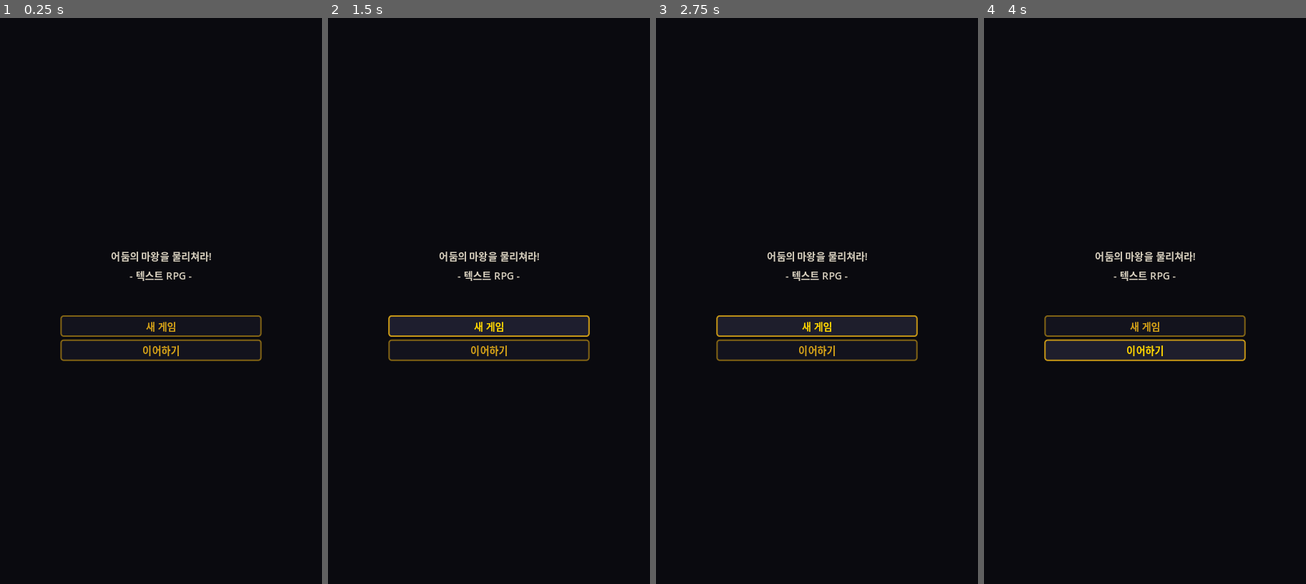
Above: before the commit, frames 1-4 (left to right).
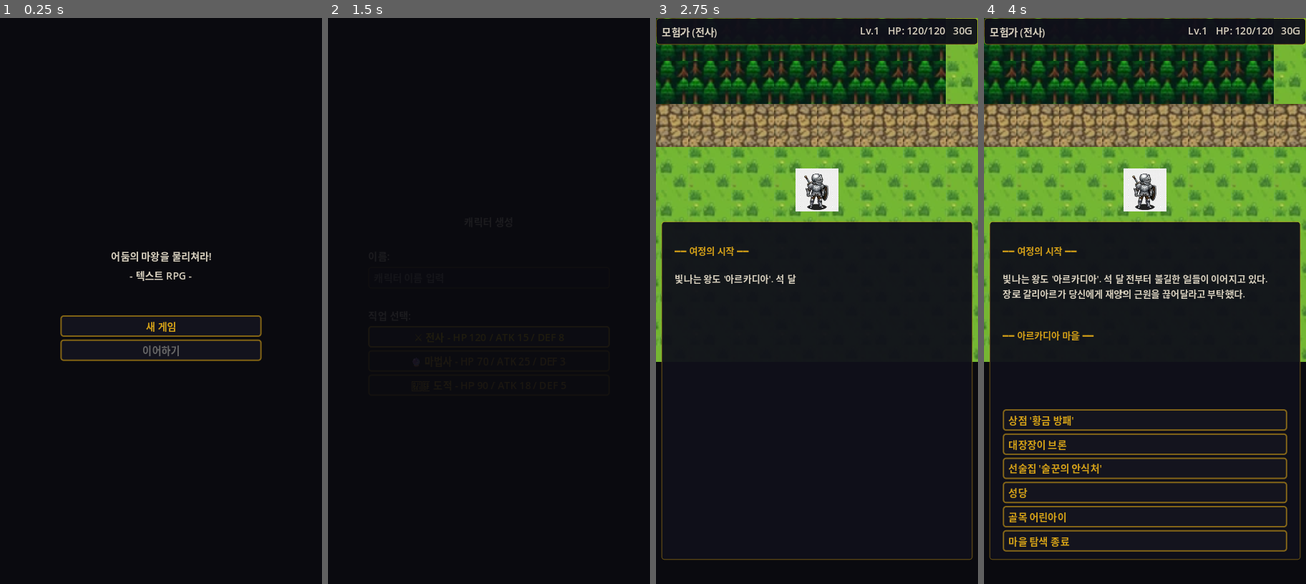
Above: after the commit, the same moments.

Repository: uijinp/text-rpg
Game: Godot game, scene res://scenes/main.tscn
The game is run twice, just before and just after one commit, with the same random seed, the same clock (stepped at 60 frames per second) and the same inputs.
Inputs (mouse positions are in pixels of both pictures, inside the frame that each line leads up to):
- Up to frame 1 (0.25 s): no input
- Up to frame 2 (1.5 s): click "새 게임" at 0.5 s; click (489, 323) at 1.25 s, where only the run before the commit has a clickable "새 게임"
- Up to frame 3 (2.75 s): click (817, 459) at 2 s, where only the run after the commit has a clickable "지역 탐색"
- Up to frame 4 (4 s): click (1145, 351) at 2.75 s, where only the run before the commit has a clickable "이어하기"; tap Enter (ui_accept) at 3.5 s; move the mouse to (1215, 278) at 3.52 s; hold Right (move_right) from 3.53 s (still down); hold Enter (ui_accept) from 3.53 s (still down); click (1215, 278) at 3.67 s

The runs differ from the first frame. In frame 1, 0.1% of the frame differs, in the area x 44-56%, y 57-60%; in frame 2, 3.4%; in frame 3, 33%; in frame 4, 39%, in the area x 0-100%, y 0-96%.
Error before the commit: Parse Error: Expected closing "]" after array elements. (res://scripts/main.gd:727)

Commit message:
Fix Godot 4.3 strict type inference compilation errors
Resolve all "variable type inferred from Variant" warnings treated as
errors by adding explicit type annotations throughout the codebase:

- game_data.gd: 7 _load_json() calls now typed as Variant
- player.gd: passive_buffs.get(), max(), min() returns typed explicitly
- event_engine.gd: await run_actions() results typed as Variant
- combat_system.gd: max() damage calculations typed as int
- field_manager.gd: scale_factor typed as float with float(max(...))
- shop_panel.gd: Dictionary iteration variable typed as String
- world_map_panel.gd: Array iteration variable typed as String
- main.gd: Replace invalid Python-style list comprehension with .map()
  and fix incorrect "not in" check against Array of Dicts

Co-Authored-By: Claude Opus 4.6 <noreply@anthropic.com>

Diff:
--- a/godot_project/project.godot
+++ b/godot_project/project.godot
@@ -31,7 +31,6 @@
 
 window/size/viewport_width=480
 window/size/viewport_height=854
-window/size/mode=0
 window/stretch/mode="canvas_items"
 window/stretch/aspect="expand"
 window/handheld/orientation=1
@@ -39,49 +38,46 @@
 [gui]
 
 theme/custom="res://themes/dark_fantasy.tres"
-; 한글 폰트 필요시: assets/fonts/에 .ttf 추가 후 여기 설정
-; theme/custom_font="res://assets/fonts/NotoSansKR-Regular.tres"
 
 [input]
 
+ui_accept={
+"deadzone": 0.5,
+"events": [Object(InputEventKey,"resource_local_to_scene":false,"resource_name":"","device":-1,"window_id":0,"alt_pressed":false,"shift_pressed":false,"ctrl_pressed":false,"meta_pressed":false,"pressed":false,"keycode":0,"physical_keycode":4194309,"key_label":0,"unicode":0,"location":0,"echo":false,"script":null)
+, Object(InputEventKey,"resource_local_to_scene":false,"resource_name":"","device":-1,"window_id":0,"alt_pressed":false,"shift_pressed":false,"ctrl_pressed":false,"meta_pressed":false,"pressed":false,"keycode":0,"physical_keycode":32,"key_label":0,"unicode":32,"location":0,"echo":false,"script":null)
+]
+}
 move_up={
 "deadzone": 0.5,
-"events": [Object(InputEventKey,"resource_local_to_scene":fa …(214 unchanged characters)… "location":0,"echo":false,"script":null),
-Object(InputEventKey,"resource_local_to_ …(260 unchanged characters)…
+"events": [Object(InputEventKey,"resource_local_to_scene":fa …(214 unchanged characters)… "location":0,"echo":false,"script":null)
+, Object(InputEventKey,"resource_local_to_ …(260 unchanged characters)…
 ]
 }
 move_down={
 "deadzone": 0.5,
-"events": [Object(InputEventKey,"resource_local_to_scene":fa …(214 unchanged characters)… "location":0,"echo":false,"script":null),
-Object(InputEventKey,"resource_local_to_ …(260 unchanged characters)…
+"events": [Object(InputEventKey,"resource_local_to_scene":fa …(214 unchanged characters)… "location":0,"echo":false,"script":null)
+, Object(InputEventKey,"resource_local_to_ …(260 unchanged characters)…
 ]
 }
 move_left={
 "deadzone": 0.5,
-"events": [Object(InputEventKey,"resource_local_to_scene":fa …(214 unchanged characters)… "location":0,"echo":false,"script":null),
-Object(InputEventKey,"resource_local_to_ …(259 unchanged characters)…
+"events": [Object(InputEventKey,"resource_local_to_scene":fa …(214 unchanged characters)… "location":0,"echo":false,"script":null)
+, Object(InputEventKey,"resource_local_to_ …(259 unchanged characters)…
 ]
 }
 move_right={
 "deadzone": 0.5,
-"events": [Object(InputEventKey,"resource_local_to_scene":fa …(214 unchanged characters)… "location":0,"echo":false,"script":null),
-Object(InputEventKey,"resource_local_to_ …(260 unchanged characters)…
-]
-}
-ui_accept={
-"deadzone": 0.5,
-"events": [Object(InputEventKey,"resource_local_to_scene":false,"resource_name":"","device":-1,"window_id":0,"alt_pressed":false,"shift_pressed":false,"ctrl_pressed":false,"meta_pressed":false,"pressed":false,"keycode":0,"physical_keycode":4194309,"key_label":0,"unicode":0,"location":0,"echo":false,"script":null),
-Object(InputEventKey,"resource_local_to_scene":false,"resource_name":"","device":-1,"window_id":0,"alt_pressed":false,"shift_pressed":false,"ctrl_pressed":false,"meta_pressed":false,"pressed":false,"keycode":0,"physical_keycode":32,"key_label":0,"unicode":32,"location":0,"echo":false,"script":null)
+"events": [Object(InputEventKey,"resource_local_to_scene":fa …(214 unchanged characters)… "location":0,"echo":false,"script":null)
+, Object(InputEventKey,"resource_local_to_ …(260 unchanged characters)…
 ]
 }
 
 [input_devices]
 
 pointing/emulate_touch_from_mouse=true
-pointing/emulate_mouse_from_touch=true
 
 [rendering]
 
+textures/canvas_textures/default_texture_filter=0
 renderer/rendering_method="mobile"
-textures/canvas_textures/default_texture_filter=0
 environment/defaults/default_clear_color=Color(0.04, 0.04, 0.06, 1)
--- a/godot_project/scripts/autoload/combat_system.gd
+++ b/godot_project/scripts/autoload/combat_system.gd
@@ -82,7 +82,7 @@
 			e["label"] = "%s %s" % [n, char(64 + idx[n])]
 
 func _calc_player_damage(enemy: Dictionary, base_damage: int) -> int:
-	var raw := max(0, base_damage - enemy.get("def", 0))
+	var raw: int = int(max(0, base_damage - enemy.get("def", 0)))
 	# 적 방어 태세
 	if enemy.get("guard_turns", 0) > 0:
 		raw = max(0, int(raw * 0.6))
@@ -127,7 +127,7 @@
 		return {"dmg": 0, "text": text, "guard": true}
 	elif style == "drain" and randf() < 0.3:
 		dmg = _calc_enemy_damage(player, int(e["atk"] * 0.95), true)
-		var heal_amt := max(5, int(dmg * 0.5))
+		var heal_amt: int = int(max(5, int(dmg * 0.5)))
 		e["hp"] = min(e["max_hp"], e["hp"] + heal_amt)
 		text = "%s의 흡혈 일격!" % e["label"]
 		return {"dmg": dmg, "text": text, "drain_heal": heal_amt}
--- a/godot_project/scripts/autoload/event_engine.gd
+++ b/godot_project/scripts/autoload/event_engine.gd
@@ -36,7 +36,7 @@
 	if event_data is Dictionary:
 		_current_scenes = event_data.get("scenes", {})
 		if event_data.has("actions"):
-			var result := await run_actions(event_data["actions"], GameState.player, {})
+			var result: Variant = await run_actions(event_data["actions"], GameState.player, {})
 			_current_scenes = {}
 			return result
 	elif event_data is Array:
@@ -327,7 +327,7 @@
 	var loop_actions: Array = act.get("body", act.get("actions", []))
 
 	for i in range(max_loops):
-		var res := await run_actions(loop_actions, player, ctx)
+		var res: Variant = await run_actions(loop_actions, player, ctx)
 		if res == "break":
 			break
 		if res == "return":
--- a/godot_project/scripts/autoload/game_data.gd
+++ b/godot_project/scripts/autoload/game_data.gd
@@ -29,7 +29,7 @@
 	print("[GameData] 데이터 로딩 완료")
 
 func _load_game_data() -> void:
-	var data := _load_json("res://data/game_data.json")
+	var data: Variant = _load_json("res://data/game_data.json")
 	if data == null:
 		push_error("game_data.json 로딩 실패!")
 		return
@@ -44,24 +44,24 @@
 func _load_maps() -> void:
 	for map_name in ["mainland", "underworld", "celestial"]:
 		var path := "res://data/maps/%s.json" % map_name
-		var data := _load_json(path)
+		var data: Variant = _load_json(path)
 		if data:
 			maps[map_name] = data
 
 func _load_extra_data() -> void:
-	var ach := _load_json("res://data/achievements.json")
+	var ach: Variant = _load_json("res://data/achievements.json")
 	if ach is Array:
 		achievements = ach
 
-	var st := _load_json("res://data/skill_trees.json")
+	var st: Variant = _load_json("res://data/skill_trees.json")
 	if st is Dictionary:
 		skill_trees = st
 
-	var sl := _load_json("res://data/storylets.json")
+	var sl: Variant = _load_json("res://data/storylets.json")
 	if sl is Array:
 		storylets = sl
 
-	var eb := _load_json("res://data/enemy_behavior.json")
+	var eb: Variant = _load_json("res://data/enemy_behavior.json")
 	if eb is Dictionary:
 		enemy_behavior = eb
 
@@ -74,7 +74,7 @@
 	var file_name := dir.get_next()
 	while file_name != "":
 		if file_name.ends_with(".json"):
-			var data := _load_json("res://data/areas/%s" % file_name)
+			var data: Variant = _load_json("res://data/areas/%s" % file_name)
 			if data is Dictionary:
 				# JSON 구조: {"town": {"actions": [...], "scenes": {...}}}
 				# 내부 zone 키를 풀어서 저장
--- a/godot_project/scripts/field/field_manager.gd
+++ b/godot_project/scripts/field/field_manager.gd
@@ -50,7 +50,7 @@
 		player_sprite.texture = tex
 		# 스프라이트를 타일 크기에 맞게 스케일
 		if tex:
-			var scale_factor := float(TILE_SIZE) / max(tex.get_width(), tex.get_height())
+			var scale_factor: float = float(TILE_SIZE) / float(max(tex.get_width(), tex.get_height()))
 			player_sprite.scale = Vector2(scale_factor, scale_factor)
 
 func try_move(direction: Vector2i) -> bool:
--- a/godot_project/scripts/main.gd
+++ b/godot_project/scripts/main.gd
@@ -720,11 +720,12 @@
 		# 장비 가능한 아이템 확인
 		for item_name in p.inventory:
 			var info: Dictionary = GameData.get_item(item_name)
+			var _existing_names: Array = usable_items.map(func(u): return u["name"])
 			if info.get("type", "") in ["weapon", "armor"]:
-				if item_name not in usable_items:
+				if item_name not in _existing_names:
 					usable_items.append({"name": item_name, "action": "equip"})
 			elif info.get("effect", "") == "heal" or info.get("effect", "") == "cure":
-				if item_name not in [u["name"] for u in usable_items]:
+				if item_name not in _existing_names:
 					usable_items.append({"name": item_name, "action": "use"})
 
 		for u in usable_items:
--- a/godot_project/scripts/player.gd
+++ b/godot_project/scripts/player.gd
@@ -103,7 +103,7 @@
 	if equipped_weapon != "":
 		var item_data: Dictionary = GameData.get_item(equipped_weapon)
 		weapon_bonus = item_data.get("attack_bonus", 0)
-	var buf_bonus := passive_buffs.get("attackBonus", 0)
+	var buf_bonus: int = int(passive_buffs.get("attackBonus", 0))
 
 	# 임시 버프
 	var temp_mult := 1.0
@@ -131,16 +131,16 @@
 	if equipped_armor != "":
 		var item_data: Dictionary = GameData.get_item(equipped_armor)
 		armor_bonus = item_data.get("defense_bonus", 0)
-	var buf_bonus := passive_buffs.get("defenseBonus", 0)
+	var buf_bonus: int = int(passive_buffs.get("defenseBonus", 0))
 	return defense + armor_bonus + buf_bonus
 
 func take_damage(amount: int) -> int:
-	var actual := max(0, amount)
+	var actual: int = int(max(0, amount))
 	hp = max(0, hp - actual)
 	return actual
 
 func heal(amount: int) -> int:
-	var healed := min(amount, max_hp - hp)
+	var healed: int = int(min(amount, max_hp - hp))
 	hp += healed
 	return healed
 
--- a/godot_project/scripts/ui/shop_panel.gd
+++ b/godot_project/scripts/ui/shop_panel.gd
@@ -132,8 +132,8 @@
 		var btn := Button.new()
 		btn.text = "판매"
 		btn.custom_minimum_size = Vector2(60, 0)
-		var _item := item_name
-		var _sell := sell_price
+		var _item: String = String(item_name)
+		var _sell: int = sell_price
 		btn.pressed.connect(func(): _do_sell(_item, _sell))
 		row.add_child(btn)
 
--- a/godot_project/scripts/ui/world_map_panel.gd
+++ b/godot_project/scripts/ui/world_map_panel.gd
@@ -49,7 +49,7 @@
 		else:
 			btn.text = display_name
 		btn.custom_minimum_size = Vector2(80, 0)
-		var _mid := map_id
+		var _mid: String = String(map_id)
 		btn.pressed.connect(func():
 			_current_map = _mid
 			_refresh()
